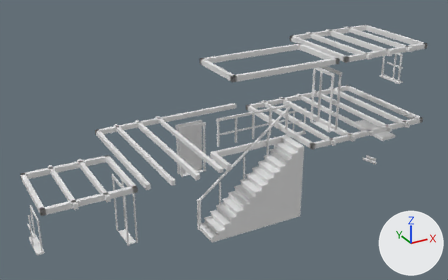
One commit to the glTF model game/assets/models/interior/hallam_forge/hallam_forge_timber.glb: the scene before it, then after it.
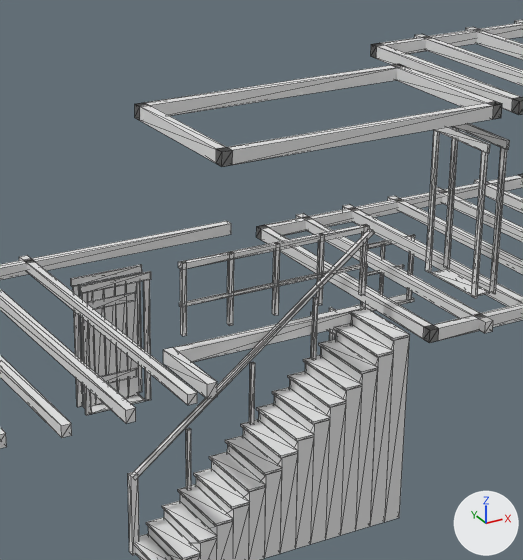
There are two pictures of each version: one whole from a 50 mm camera at (-5.97, -20.65, 11.54) aimed at (3.99, -2.53, 2.48), one close up on the part from 33% to 78% of the width and 7% to 83% of the height. The axes (+X, +Y, +Z) are drawn at lower right. The lights are the same throughout. The older version's two pictures come first. The close-ups show mesh edges as thin lines. Vertices at exactly the same position are counted once.

Names of what the first close-up shows: 'geometry_0'.
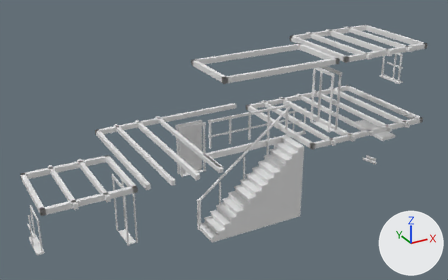
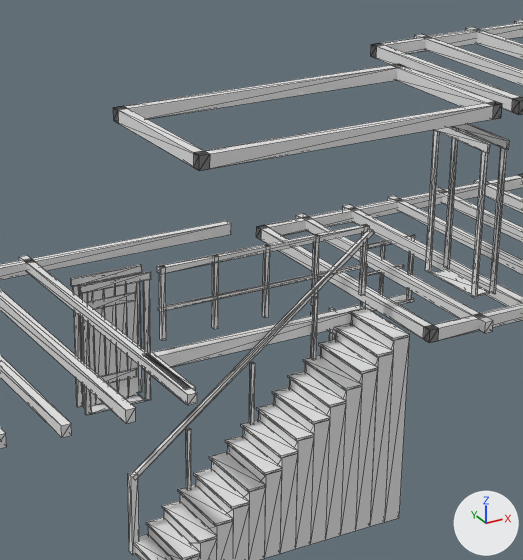
Changed parts and their boxes [x1, y1, x2, y2] in the close-ups (523 x 560 px; the box of a moved part takes in the faces that stretch with it):
part 1 of me_geometry_0, moved or reshaped: before [163, 305, 364, 399]; after [143, 305, 364, 404]
part 2 of me_geometry_0, moved or reshaped: before [180, 261, 187, 336]; after [159, 265, 166, 341]
part 3 of me_geometry_0, moved or reshaped: before [227, 252, 234, 326]; after [212, 255, 219, 329]
part 4 of me_geometry_0, moved or reshaped: before [272, 242, 280, 315]; after [262, 244, 270, 317]
part 5 of me_geometry_0, moved or reshaped: before [316, 233, 324, 305]; after [311, 234, 320, 306]
part 6 of me_geometry_0, moved or reshaped: before [135, 64, 502, 307]; after [113, 65, 502, 312]

Diff of the bpy script that builds the scene:
```diff
--- a/game/assets/models/interior/hallam_forge/hallam_forge_timber.glb.py
+++ b/game/assets/models/interior/hallam_forge/hallam_forge_timber.glb.py
@@ me_geometry_0 @@
 me_geometry_0.from_pydata(...)  # 1007 vertices, 1668 faces; spans x -3.33..11.38, y -5.05..0.31, z -0.02..5.7
 # used by ob_geometry_0; location = (0.0, 0.0, 0.0)
+# me_geometry_0 part 1: the loose piece of 14 vertices spanning x 2.8..5.83, y -4.91..-3.75, z 2.55..2.75 is scaled about its middle by (1.1, 1, 1), then moved by (-0.16, 0.0, 0.0)
+# me_geometry_0 part 2: the loose piece of 8 vertices spanning x 3.01..3.07, y -3.89..-3.83, z 2.95..3.95 is moved by (-0.3, 0.0, 0.0)
+# me_geometry_0 part 3: the loose piece of 8 vertices spanning x 3.69..3.76, y -3.89..-3.83, z 2.95..3.95 is moved by (-0.23, 0.0, 0.0)
+# me_geometry_0 part 4: the loose piece of 8 vertices spanning x 4.38..4.44, y -3.89..-3.83, z 2.95..3.95 is moved by (-0.15, 0.0, 0.0)
+# me_geometry_0 part 5: the loose piece of 8 vertices spanning x 5.07..5.12, y -3.89..-3.83, z 2.95..3.95 is moved by (-0.08, 0.0, 0.0)
+# me_geometry_0 part 6: 20 of the vertices in x 2.99..3.13, y -4.91..-2.66, z 3.35..5.7 are moved by (-0.3, 0.0, 0.0)
```
